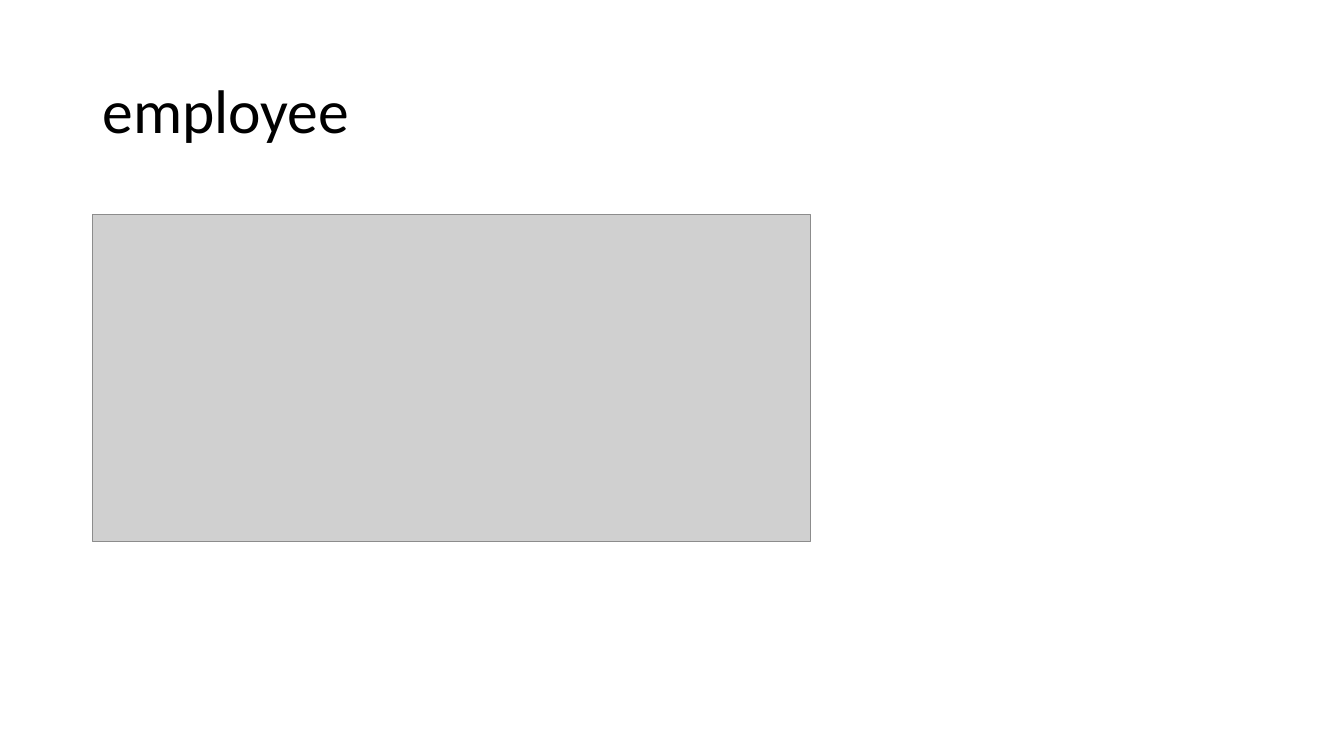
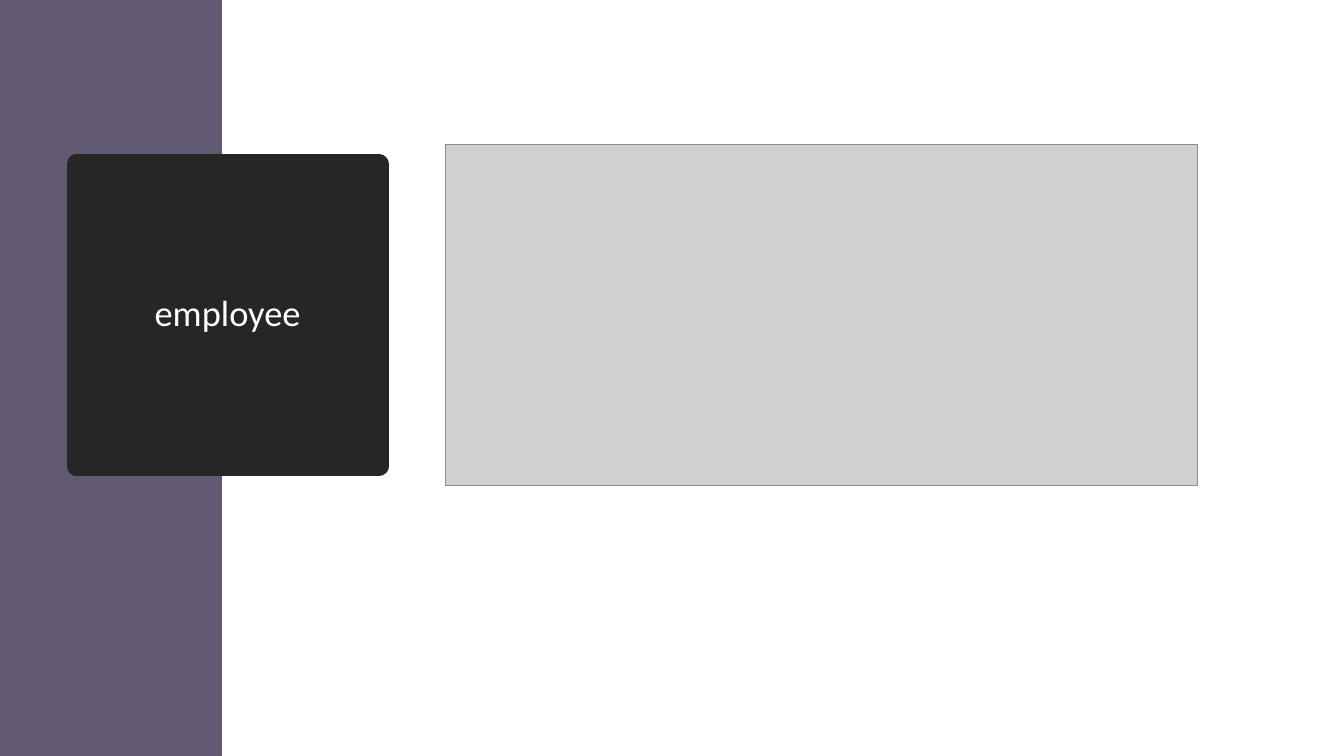
Before and after one commit to hilagithub/timeManager, a slide deck: slide 18 of src/מצגת- פרויקט.pptx (slide 13 before the commit). Drawn at 1344x756 pixels with LibreOffice and Linux fonts; fonts in the diff are those of the drawing; grey boxes stand for pictures. Boxes give left, top, right and bottom in pixels: in the first picture for what was removed or moved away, otherwise in the second. Text is boxed around its words. In the diff, an @@ line names an element or a change of style, - is before the commit and + after.

```diff
--- a/src/מצגת- פרויקט.pptx
+++ b/src/מצגת- פרויקט.pptx
@@ rectangle added at [0, 0, 222, 756], fill #615871 @@
@@ picture: place and size @@
-picture at [93, 215, 811, 541]
+picture at [446, 145, 1199, 486]
@@ title "employee": place and size @@
-title "employee" at [102, 90, 349, 143]
+title "employee" at [77, 164, 379, 467]
@@ title "employee" at [77, 164, 379, 467]: size 44 to 26 pt, text colour #000000 to #FFFFFF; alignment left to centre; fill none to #262626; outline none to #262626 13.75 pt @@
```
Also in this commit, not shown: 7 other slides changed, 5 slides added, 17 other files.
